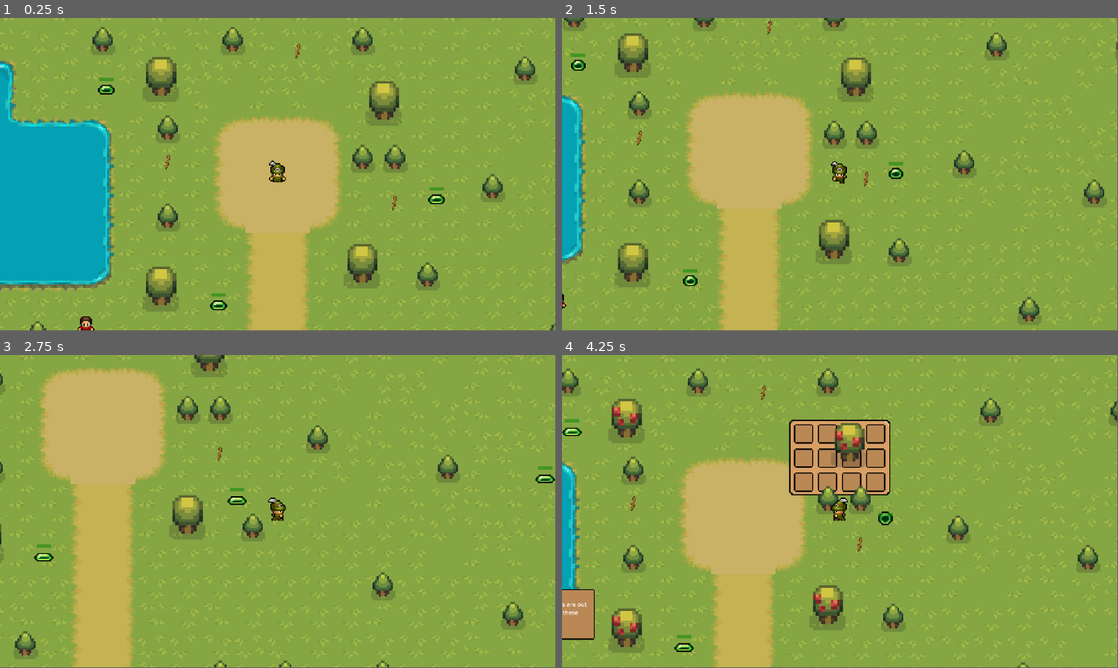
Above: before the commit, frames 1-4 (two rows, left to right).
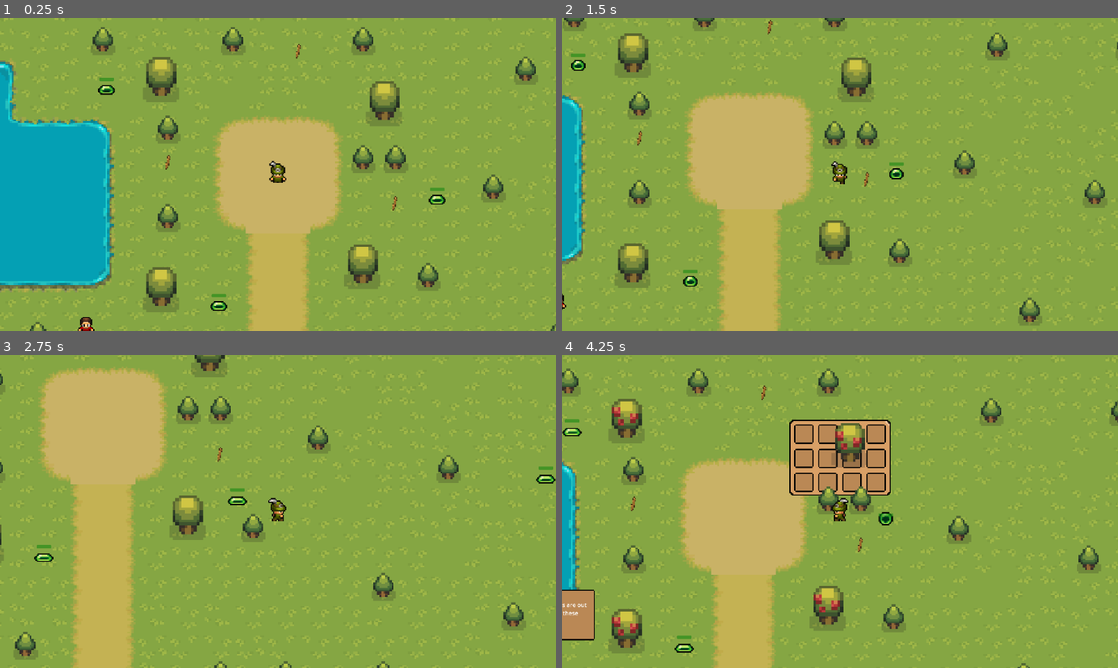
Above: after the commit, the same moments.

Repository: LakshmiNrusimhhan/TheRangerWorld
Game: Godot game, scene res://scenes/world.tscn
The game is run twice, just before and just after one commit, with the same random seed, the same clock (stepped at 60 frames per second) and the same inputs.
Inputs (mouse positions are in pixels of both pictures, inside the frame that each line leads up to):
- Up to frame 1 (0.25 s): no input
- Up to frame 2 (1.5 s): tap Enter (ui_accept) at 0.5, 0.77 s; move the mouse to (962, 158) at 0.52 s; hold D (right) 0.53-1.28 s; tap E (e) at 0.6 s; tap I (i) at 0.8, 1.35 s; move the mouse to (728, 190) at 1.27 s; hold S (down) from 1.28 s (still down)
- Up to frame 3 (2.75 s): tap Enter (ui_accept) at 1.52 s; tap T (t) at 1.55, 2.1 s; move the mouse to (333, 442) at 2.02 s; release S (down) at 2.03 s; hold D (right) from 2.03 s (still down); tap E (e) at 2.3 s
- Up to frame 4 (4.25 s): move the mouse to (812, 574) at 2.77 s; release D (right) at 2.78 s; hold W (up) 2.78-3.53 s; tap C (chat) at 2.85 s; tap Enter (ui_accept) at 3.02, 3.77 s; tap I (i) at 3.05 s; move the mouse to (1006, 558) at 3.52 s; hold A (left) from 3.53 s (still down); tap E (e) at 3.6 s; tap T (t) at 3.8 s
In our replay, the window is 799x449 before the commit and 800x450 after it. These sizes can differ from the game's own. Grey fills any space a smaller window leaves; there, only what the larger window draws over its background counts as a difference.

The runs differ from the first frame. In frame 1, 2.0% of the frame differs, in the area x 0-100%, y 0-100%; in frame 2, 1.5%; in frame 3, 1.4%; in frame 4, 2.5%.

Commit message:
added arrows to guide in Worlds

Diff:
--- a/TheRangerWorld/Gameover folder/game_over.tscn
+++ b/TheRangerWorld/Gameover folder/game_over.tscn
@@ -10,10 +10,10 @@
 anchors_preset = 15
 anchor_right = 1.0
 anchor_bottom = 1.0
-offset_left = 341.0
-offset_top = 135.0
-offset_right = -618.0
-offset_bottom = -464.0
+offset_left = 316.0
+offset_top = 127.0
+offset_right = -643.0
+offset_bottom = -472.0
 grow_horizontal = 2
 grow_vertical = 2
 scale = Vector2(3, 3)
@@ -22,13 +22,15 @@
 
 [node name="Respawn" type="Button" parent="."]
 modulate = Color(0.282353, 0.733333, 0.231373, 1)
-anchors_preset = -1
+anchors_preset = 15
 anchor_right = 1.0
 anchor_bottom = 1.0
-offset_left = 518.0
-offset_top = 313.0
-offset_right = -529.0
-offset_bottom = -281.0
+offset_left = 481.0
+offset_top = 294.0
+offset_right = -566.0
+offset_bottom = -300.0
+grow_horizontal = 2
+grow_vertical = 2
 scale = Vector2(2, 2)
 text = "Click here to
 Respawn!"
@@ -38,10 +40,10 @@
 anchors_preset = 15
 anchor_right = 1.0
 anchor_bottom = 1.0
-offset_left = 520.0
-offset_top = 482.0
-offset_right = -529.0
-offset_bottom = -135.0
+offset_left = 480.0
+offset_top = 436.0
+offset_right = -569.0
+offset_bottom = -181.0
 grow_horizontal = 2
 grow_vertical = 2
 scale = Vector2(2, 2)
--- a/TheRangerWorld/Gameover folder/you_won!.tscn
+++ b/TheRangerWorld/Gameover folder/you_won!.tscn
@@ -12,7 +12,7 @@
 anchor_bottom = 1.0
 offset_left = 472.0
 offset_top = 159.0
-offset_right = -593.0
+offset_right = -602.0
 offset_bottom = -466.0
 grow_horizontal = 2
 grow_vertical = 2
@@ -21,13 +21,15 @@
 
 [node name="Click here to play again" type="Button" parent="."]
 modulate = Color(0.282353, 0.733333, 0.231373, 1)
-anchors_preset = -1
+anchors_preset = 15
 anchor_right = 1.0
 anchor_bottom = 1.0
-offset_left = 486.0
-offset_top = 276.0
-offset_right = -561.0
-offset_bottom = -318.0
+offset_left = 484.0
+offset_top = 278.0
+offset_right = -563.0
+offset_bottom = -316.0
+grow_horizontal = 2
+grow_vertical = 2
 scale = Vector2(2, 2)
 text = "Click here to
 play again"
@@ -37,15 +39,15 @@
 anchors_preset = 15
 anchor_right = 1.0
 anchor_bottom = 1.0
-offset_left = 485.0
-offset_top = 440.0
-offset_right = -564.0
-offset_bottom = -177.0
+offset_left = 483.0
+offset_top = 428.0
+offset_right = -566.0
+offset_bottom = -189.0
 grow_horizontal = 2
 grow_vertical = 2
 scale = Vector2(2, 2)
 text = "Leave Game"
 
+[connection signal="pressed" from="Click here to play again" to="." method="_on_click_here_to_play_again_pressed"]
 [connection signal="pressed" from="Click here to play again" to="." method="_on_respawn_pressed"]
-[connection signal="pressed" from="Click here to play again" to="." method="_on_click_here_to_play_again_pressed"]
 [connection signal="pressed" from="Leave" to="." method="_on_leave_pressed"]
--- a/TheRangerWorld/project.godot
+++ b/TheRangerWorld/project.godot
@@ -14,6 +14,10 @@
 run/main_scene="res://scenes/world.tscn"
 config/features=PackedStringArray("4.2", "Forward Plus")
 config/icon="res://icon.svg"
+
+[display]
+
+window/stretch/mode="viewport"
 
 [input]
 
--- a/TheRangerWorld/scenes/world_2.tscn
+++ b/TheRangerWorld/scenes/world_2.tscn
@@ -344,6 +344,15 @@
 position = Vector2(193, -301)
 shape = SubResource("RectangleShape2D_cscga")
 
+[node name="Label" type="Label" parent="."]
+modulate = Color(0, 0.576471, 0.278431, 1)
+offset_left = 180.0
+offset_top = -288.0
+offset_right = 192.0
+offset_bottom = -265.0
+scale = Vector2(2, 2)
+text = "↑"
+
 [connection signal="body_entered" from="Area2dW" to="Area2dW" method="_on_body_entered"]
 [connection signal="body_exited" from="Area2dW" to="Area2dW" method="_on_body_exited"]
 [connection signal="body_entered" from="Area2D" to="Area2D" method="_on_body_entered"]
--- a/TheRangerWorld/scenes/world_3.tscn
+++ b/TheRangerWorld/scenes/world_3.tscn
@@ -338,6 +338,15 @@
 [node name="slime7" parent="." instance=ExtResource("6_nu303")]
 position = Vector2(-310, -1074)
 
+[node name="Label" type="Label" parent="."]
+modulate = Color(0, 0.635294, 0.423529, 1)
+offset_left = 226.0
+offset_top = -669.0
+offset_right = 242.0
+offset_bottom = -646.0
+scale = Vector2(2, 2)
+text = "→"
+
 [connection signal="body_entered" from="AreaB2d" to="AreaB2d" method="_on_body_entered"]
 [connection signal="body_exited" from="AreaB2d" to="AreaB2d" method="_on_body_exited"]
 [connection signal="body_entered" from="Awea_2B" to="Awea_2B" method="_on_body_entered"]
--- a/TheRangerWorld/scenes/world_4.tscn
+++ b/TheRangerWorld/scenes/world_4.tscn
@@ -318,6 +318,15 @@
 [node name="slime4" parent="." instance=ExtResource("8_idova")]
 position = Vector2(883, -732)
 
+[node name="Label" type="Label" parent="."]
+modulate = Color(0, 0.576471, 0.278431, 1)
+offset_left = 1373.0
+offset_top = -1114.0
+offset_right = 1385.0
+offset_bottom = -1091.0
+scale = Vector2(2, 2)
+text = "↑"
+
 [connection signal="body_entered" from="Area_bud" to="Area_bud" method="_on_body_entered"]
 [connection signal="body_exited" from="Area_bud" to="Area_bud" method="_on_body_exited"]
 [connection signal="body_entered" from="Area_blud" to="Area_blud" method="_on_body_entered"]
--- a/TheRangerWorld/scripts/player.gd
+++ b/TheRangerWorld/scripts/player.gd
@@ -122,7 +122,6 @@
 	print("_on_hitbox_area_body_exited")
 	if body.has_method("slime_damaging") or body.has_method("boss_slime_damaging"):
 		print("exited")
-		print("test blah blah blah")
 		slime_inattack_range = false
 
 func slime_attack():
Not shown, added: TheRangerWorld/.DS_Store
